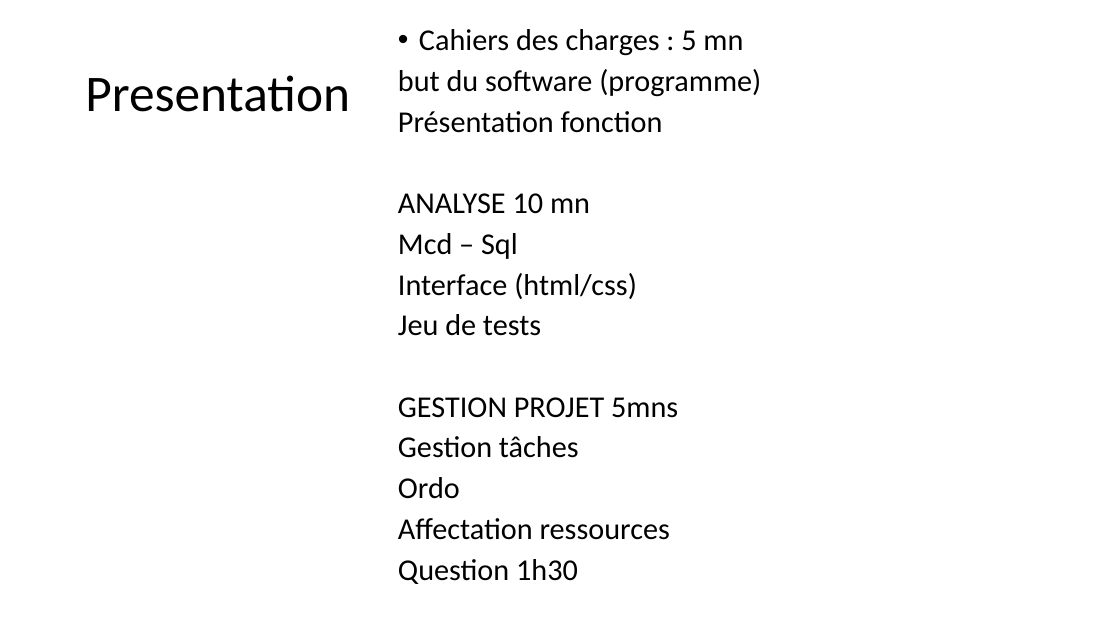
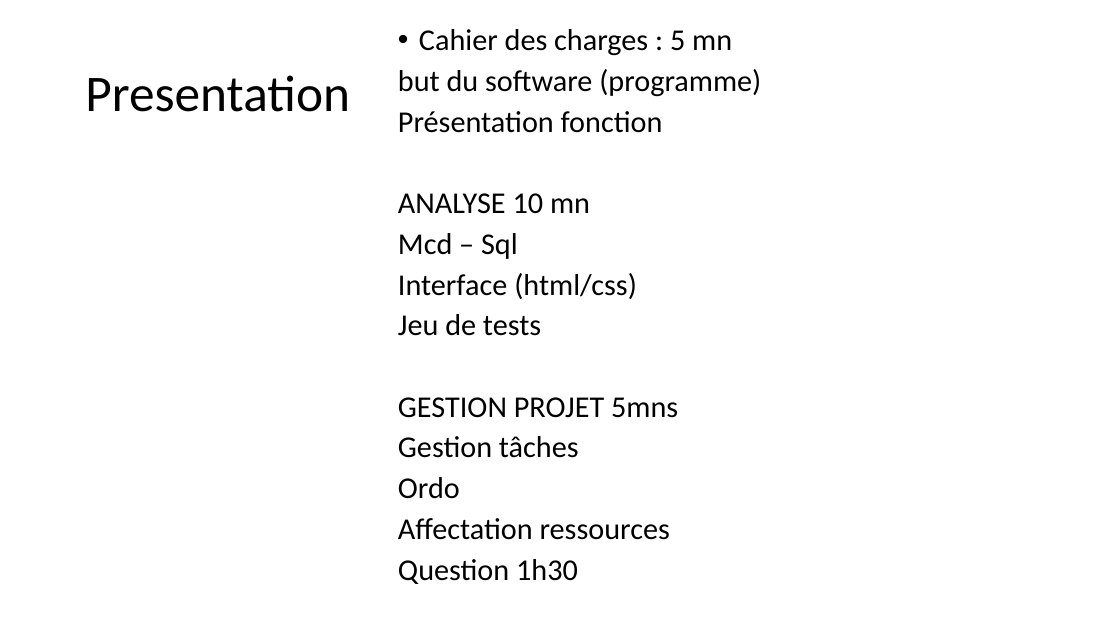
Before and after one commit to ChampemeDylan/UPOP, a slide deck: slide 1 of Présentation UPOP.pptx. Drawn at 1120x630 pixels with LibreOffice and Linux fonts; fonts in the diff are those of the drawing. Boxes give left, top, right and bottom in pixels: in the first picture for what was removed or moved away, otherwise in the second. Text is boxed around its words. In the diff, an @@ line names an element or a change of style, - is before the commit and + after.

```diff
--- a/Présentation UPOP.pptx
+++ b/Présentation UPOP.pptx
@@ text at [419, 29, 732, 56]: text changed @@
-• Cahiers des charges : 5 mn
+• Cahier des charges : 5 mn
```
Also in this commit, not shown: 4 other slides changed, 2 slides removed.
